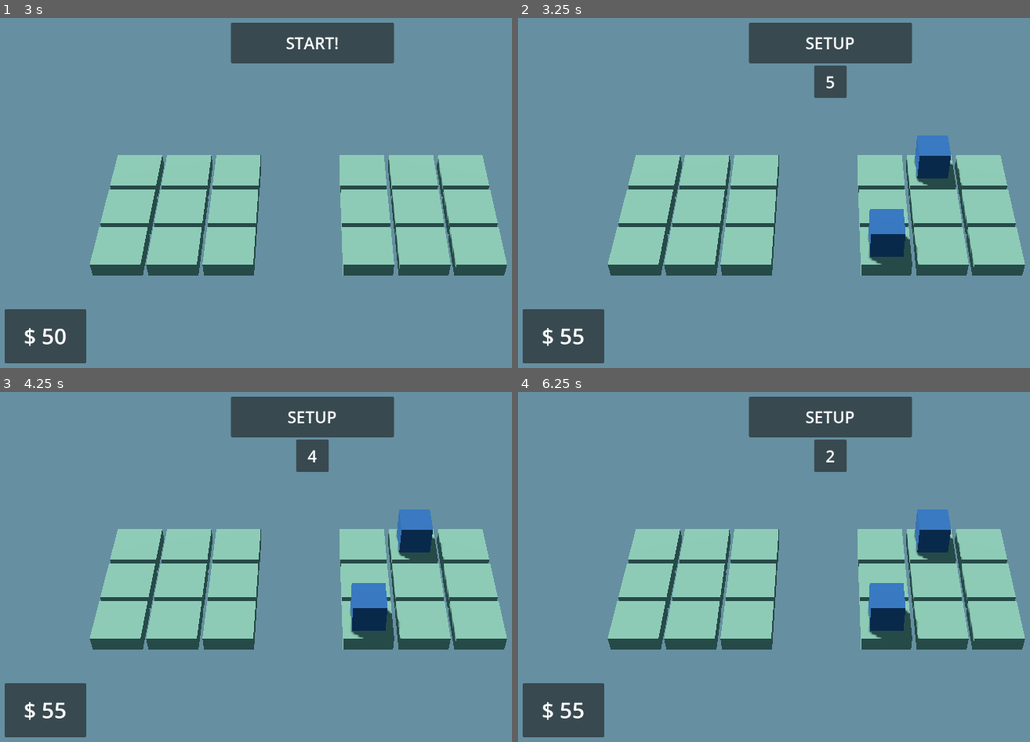
Above: before the commit, frames 1-4 (two rows, left to right).
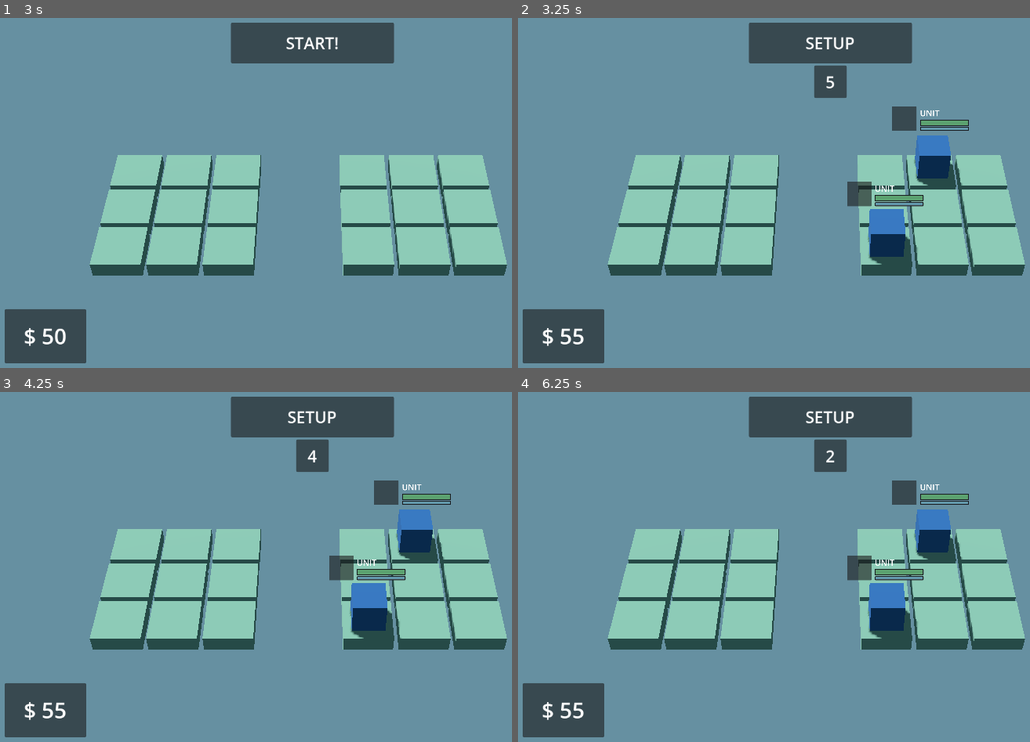
Above: after the commit, the same moments.

Repository: eaacon/Auto_Battler
Game: Godot game, scene res://Scenes/Game.tscn
The game is run twice, just before and just after one commit, with the same random seed, the same clock (stepped at 60 frames per second) and the same inputs.
Inputs (mouse positions are in pixels of both pictures, inside the frame that each line leads up to):
- Up to frame 1 (3 s): tap Enter at 0.5, 2 s; move the mouse to (450, 175) at 0.52 s; click (450, 175) at 0.67 s; tap Space at 1.25, 2.75 s; move the mouse to (189, 210) at 1.27 s; click (189, 210) at 1.42 s; move the mouse to (373, 116) at 2.02 s; click (373, 116) at 2.17 s; move the mouse to (281, 263) at 2.77 s; click (281, 263) at 2.92 s
- Up to frame 2 (3.25 s): no input
- Up to frame 3 (4.25 s): tap Enter at 3.5 s; move the mouse to (501, 619) at 3.52 s; click (501, 619) at 3.67 s
- Up to frame 4 (6.25 s): tap Space at 4.25 s; move the mouse to (640, 514) at 4.27 s; click (640, 514) at 4.42 s; move the mouse to (861, 567) at 5.02 s; click (861, 567) at 5.17 s; move the mouse to (738, 479) at 5.77 s; click (738, 479) at 5.92 s

Frame 1 is identical in both runs. In frame 2, 1.2% of the frame differs, in the area x 64-89%, y 25-54%; in frame 3, 1.2%; in frame 4, 1.2%.

Commit message:
Healthbars!
Healthbar display feels a bit off, massive unknown bug during combat with units disspearing.

Diff:
--- a/Scenes/Game.tscn
+++ b/Scenes/Game.tscn
@@ -35,7 +35,7 @@
 
 [node name="EnemyAI" type="Node" parent="."]
 script = ExtResource("4_0xjwq")
-Team = ExtResource("4_5ilft")
+Team_Preset = ExtResource("4_5ilft")
 
 [node name="Board" type="Node3D" parent="EnemyAI"]
 transform = Transform3D(1, 0, 0, 0, 1, 0, 0, 0, 1, 0.5, 0, 0)
--- a/Scenes/Prefabs/Unit.gd
+++ b/Scenes/Prefabs/Unit.gd
@@ -1,5 +1,9 @@
 class_name Unit
 extends Node3D
+
+#UI
+signal S_Health
+signal S_Meter
 
 #Info
 var Acting:= false
@@ -42,12 +46,12 @@
 			_attack(t)
 			UCurrentMeter += 1
 	else:
-		Acting = false
+		_move()
 
 func _calc_target():
 	var Aim_X = UTile.Coords.x
 	var B = UTile.Owner_Board
-	#is player?
+
 	if B._is_player():
 		#attack right
 		Aim_X += UStats.URange
@@ -62,16 +66,12 @@
 		print("Failed to get target board")
 		return;
 
-	if Aim_X > B.GridW * 2:
-		Aim_X = B.GridW
-	elif Aim_X > B.GridW:
-		Aim_X -= B.GridW
-	elif Aim_X < -(B.GridW * 2):
-		Aim_X = 1
-	elif Aim_X < 1:
-		Aim_X += B.GridW
+	var Valid_X = _get_valid_X(Aim_X, B)
+
+	if Aim_X == Valid_X:
+		TBoard = B
 	else:
-		TBoard = B
+		Aim_X = Valid_X
 
 	var TUnit = TBoard.Grid[Aim_X-1][UTile.Coords.y-1].Unit_On_Tile
 
@@ -79,8 +79,6 @@
 	var Aim_Coords = Vector2(Aim_X, UTile.Coords.y)
 	if TUnit != null:
 		print(UStats.UName + " at " + str(UTile.name) + " aims at " + TUnit.UStats.UName + " at " + str(Aim_Coords))
-	else:
-		print(UStats.UName + " at " + str(UTile.name) + " aims at empty" + str(Aim_Coords))
 
 	return TUnit
 
@@ -89,11 +87,48 @@
 	Acting = false
 	pass
 
+func _move():
+	var Move_Options = []
+	Move_Options.append(Vector2i(UTile.Coords.x - 1, _get_valid_Y(UTile.Coords.y + 1, UTile.Owner_Board) - 1))
+	Move_Options.append(Vector2i(UTile.Coords.x - 1, _get_valid_Y(UTile.Coords.y - 1, UTile.Owner_Board) - 1))
+	var randDir = Move_Options[randi() % Move_Options.size()]
+	UTile._move_unit(randDir)
+	print(UStats.UName + " at " + str(UTile.name) + " moves to " + str(randDir.x+1) + "-"+ str(randDir.y+1))
+	Acting = false
+
 func _end_turn():
+	S_Health.emit()
+	S_Meter.emit()
+
 	UCurrentHP -= QDmg
+
 	if UCurrentHP <= 0:
 		_die()
 	pass
+
+func _get_valid_X(x, _b):
+	if x > _b.GridW * 2:
+		return _b.GridW
+	elif x > _b.GridW:
+		return x - _b.GridW
+	elif x < -(_b.GridW * 2):
+		return 1
+	elif x < 1:
+		return x + _b.GridW
+	else:
+		return x
+
+func _get_valid_Y(y, _b):
+	if y > _b.GridH * 2:
+		return _b.GridH
+	elif y > _b.GridH:
+		return y - _b.GridH
+	elif y < -(_b.GridH * 2):
+		return 1
+	elif y < 1:
+		return y + _b.GridH
+	else:
+		return y
 
 func _die():
 	UTile._kill_unit()
--- /dev/null
+++ b/Scenes/UI/UI_Theme.tres
@@ -0,0 +1,34 @@
+[gd_resource type="Theme" load_steps=3 format=3 uid="uid://ck34fsguqop6o"]
+
+[sub_resource type="StyleBoxFlat" id="StyleBoxFlat_jp3eo"]
+bg_color = Color(0.101961, 0.109804, 0.12549, 1)
+border_width_left = 5
+border_width_top = 5
+border_width_right = 5
+border_width_bottom = 5
+border_color = Color(0.101961, 0.109804, 0.12549, 1)
+corner_radius_top_left = 5
+corner_radius_top_right = 5
+corner_radius_bottom_right = 5
+corner_radius_bottom_left = 5
+
+[sub_resource type="StyleBoxFlat" id="StyleBoxFlat_cy7ee"]
+bg_color = Color(0.87451, 0.87451, 0.87451, 1)
+border_width_left = 5
+border_width_top = 5
+border_width_right = 5
+border_width_bottom = 5
+border_color = Color(0.8, 0.8, 0.8, 0)
+corner_radius_top_left = 5
+corner_radius_top_right = 5
+corner_radius_bottom_right = 5
+corner_radius_bottom_left = 5
+
+[resource]
+ProgressBar/colors/font_color = Color(0, 0, 0, 1)
+ProgressBar/colors/font_outline_color = Color(0, 0, 0, 1)
+ProgressBar/constants/outline_size = 0
+ProgressBar/font_sizes/font_size = 16
+ProgressBar/fonts/font = null
+ProgressBar/styles/background = SubResource("StyleBoxFlat_jp3eo")
+ProgressBar/styles/fill = SubResource("StyleBoxFlat_cy7ee")
--- /dev/null
+++ b/Scenes/UI/Unit_Info_Control.tscn
@@ -0,0 +1,102 @@
+[gd_scene load_steps=5 format=3 uid="uid://d2h6jfqli20ji"]
+
+[ext_resource type="Theme" uid="uid://ck34fsguqop6o" path="res://Scenes/UI/UI_Theme.tres" id="1_dc0hh"]
+[ext_resource type="Script" path="res://Scripts/UnitInfoScript.gd" id="1_vkr3y"]
+
+[sub_resource type="StyleBoxFlat" id="StyleBoxFlat_uyksb"]
+bg_color = Color(0.360784, 0.635294, 0.439216, 1)
+border_width_left = 5
+border_width_top = 5
+border_width_right = 5
+border_width_bottom = 5
+border_color = Color(0.8, 0.8, 0.8, 0)
+corner_radius_top_left = 5
+corner_radius_top_right = 5
+corner_radius_bottom_right = 5
+corner_radius_bottom_left = 5
+
+[sub_resource type="StyleBoxFlat" id="StyleBoxFlat_q5s0a"]
+bg_color = Color(0.388235, 0.6, 0.67451, 1)
+border_width_left = 5
+border_width_top = 5
+border_width_right = 5
+border_width_bottom = 5
+border_color = Color(0.8, 0.8, 0.8, 0)
+corner_radius_top_left = 5
+corner_radius_top_right = 5
+corner_radius_bottom_right = 5
+corner_radius_bottom_left = 5
+
+[node name="Unit_Data" type="Control" node_paths=PackedStringArray("HP_bar", "Meter_bar")]
+layout_mode = 3
+anchors_preset = 8
+anchor_left = 0.5
+anchor_top = 0.5
+anchor_right = 0.5
+anchor_bottom = 0.5
+offset_left = -576.0
+offset_top = -324.0
+offset_right = -576.0
+offset_bottom = -324.0
+grow_horizontal = 2
+grow_vertical = 2
+scale = Vector2(0.3, 0.3)
+pivot_offset = Vector2(0, -150)
+mouse_filter = 2
+mouse_force_pass_scroll_events = false
+script = ExtResource("1_vkr3y")
+HP_bar = NodePath("MarginContainer/HBoxContainer/VBoxContainer/Healthbar")
+Meter_bar = NodePath("MarginContainer/HBoxContainer/VBoxContainer/Meter")
+
+[node name="MarginContainer" type="MarginContainer" parent="."]
+layout_mode = 1
+anchors_preset = 15
+anchor_right = 1.0
+anchor_bottom = 1.0
+grow_horizontal = 2
+grow_vertical = 2
+theme_override_constants/margin_left = 5
+theme_override_constants/margin_top = 5
+theme_override_constants/margin_right = 5
+theme_override_constants/margin_bottom = 5
+
+[node name="HBoxContainer" type="HBoxContainer" parent="MarginContainer"]
+layout_mode = 2
+theme_override_constants/separation = 20
+alignment = 1
+
+[node name="Panel" type="Panel" parent="MarginContainer/HBoxContainer"]
+custom_minimum_size = Vector2(150, 150)
+layout_mode = 2
+size_flags_vertical = 4
+
+[node name="VBoxContainer" type="VBoxContainer" parent="MarginContainer/HBoxContainer"]
+custom_minimum_size = Vector2(0, 150)
+layout_mode = 2
+size_flags_vertical = 4
+theme_override_constants/separation = 5
+alignment = 2
+
+[node name="Label" type="Label" parent="MarginContainer/HBoxContainer/VBoxContainer"]
+layout_mode = 2
+theme_override_font_sizes/font_size = 50
+text = "UNIT"
+vertical_alignment = 1
+
+[node name="Healthbar" type="ProgressBar" parent="MarginContainer/HBoxContainer/VBoxContainer"]
+custom_minimum_size = Vector2(300, 40)
+layout_mode = 2
+theme = ExtResource("1_dc0hh")
+theme_override_styles/fill = SubResource("StyleBoxFlat_uyksb")
+max_value = 1.0
+value = 1.0
+show_percentage = false
+
+[node name="Meter" type="ProgressBar" parent="MarginContainer/HBoxContainer/VBoxContainer"]
+custom_minimum_size = Vector2(300, 25)
+layout_mode = 2
+theme = ExtResource("1_dc0hh")
+theme_override_styles/fill = SubResource("StyleBoxFlat_q5s0a")
+max_value = 1.0
+value = 1.0
+show_percentage = false
--- a/Scripts/Board.gd
+++ b/Scripts/Board.gd
@@ -39,6 +39,13 @@
 	for t in get_children():
 		t._set_pickable(b)
 
+func _clear():
+	for x in Grid.size():
+		for y in Grid[x].size():
+			var t = Grid[x][y]
+			if t.Unit_On_Tile != null:
+				t._remove_unit()
+
 func _get_units():
 	var Unit_List = []
 	for x in Grid.size():
--- a/Scripts/BoardManager.gd
+++ b/Scripts/BoardManager.gd
@@ -4,7 +4,7 @@
 @onready var GM
 @onready var board := $Board
 
-@export var Team: Comp
+var Team: Comp
 
 func _setup():
 	board.GM = GM
@@ -14,6 +14,8 @@
 	if Team == null:
 		return;
 
+	board._clear()
+
 	for u in Team.Comp_Units:
 		#make place unit depend on comp unit scene
 		board.Grid[u.location.x-1][u.location.y-1]._place_unit(u.unit.instantiate())
--- a/Scripts/Comp.gd
+++ b/Scripts/Comp.gd
@@ -2,3 +2,8 @@
 extends Resource
 
 @export var Comp_Units: Array[CompUnit]
+
+func _add_unit(u:PackedScene, l:Vector2i):
+	var U_Data = CompUnit.new()
+	U_Data._setup(u, l)
+	Comp_Units.append(U_Data)
--- a/Scripts/CompUnit.gd
+++ b/Scripts/CompUnit.gd
@@ -3,3 +3,7 @@
 
 @export var unit: PackedScene
 @export var location: Vector2i
+
+func _setup(u, loc):
+	unit = u
+	location = loc
--- a/Scripts/EnemyAI.gd
+++ b/Scripts/EnemyAI.gd
@@ -1,2 +1,9 @@
 class_name EnemyAI
 extends BoardManager
+
+@export var Team_Preset: Comp
+
+func _setup():
+	if Team_Preset != null:
+		Team = Team_Preset.duplicate()
+	super._setup()
--- a/Scripts/GameManager.gd
+++ b/Scripts/GameManager.gd
@@ -5,6 +5,8 @@
 enum Stage {START, SETUP, PREP, COMBAT, FINISH}
 
 var Current_Stage: Stage
+
+@onready var Cam = $Camera3D
 
 @onready var Players: Array[Node]
 
@@ -15,6 +17,8 @@
 @export var Setup_Time := 30
 #@export var Combat_Time = 60
 @export var Round_Delay := 1
+
+var Unit_UI = preload("res://Scenes/UI/Unit_Info_Control.tscn")
 
 #Game Info
 var Units_In_Play = []
@@ -31,6 +35,7 @@
 	for p in Players:
 		p.GM = self
 		p._setup()
+
 	_begin_game()
 
 func _process(_delta):
--- a/Scripts/Player.gd
+++ b/Scripts/Player.gd
@@ -10,6 +10,7 @@
 
 func _setup():
 	super._setup()
+	Team = Comp.new()
 	Money = Base_Money
 
 func _pay(v: int):
--- a/Scripts/Tile.gd
+++ b/Scripts/Tile.gd
@@ -33,8 +33,11 @@
 				_buy_unit()
 
 func _buy_unit():
-	var inst = load("res://Scenes/Prefabs/Unit.tscn").instantiate()
+	var U_Scene = load("res://Scenes/Prefabs/Unit.tscn")
+	var inst = U_Scene.instantiate()
 	if Owner_Board.get_parent()._spend(inst.UStats.UCost):
+		print("Placing " + inst.name + " on " + self.name)
+		Owner_Board.get_parent().Team._add_unit(U_Scene, Coords)
 		_place_unit(inst)
 
 func _place_unit(u:Unit):
@@ -42,13 +45,26 @@
 		add_child(u)
 		u.UTile = self
 		Unit_On_Tile = u
-		print("Placed " + u.name + " on " + self.name)
+
+		#UI
+		var gm = Owner_Board.GM
+		var UUI = gm.Unit_UI.instantiate()
+		gm.Game_UI.add_child(UUI)
+		UUI._setup(u, gm.Cam)
 
 func _move_unit(p: Vector2i):
-	Owner_Board.Grid[p.x][p.y].Unit_On_Tile = Unit_On_Tile
+	#set unit on tile variable
+	if Owner_Board.Grid[p.x][p.y].Unit_On_Tile == null:
+		remove_child(Unit_On_Tile)
+		Owner_Board.Grid[p.x][p.y]._place_unit(Unit_On_Tile)
+	else:
+		return null
 	Unit_On_Tile = null
 
 func _kill_unit():
 	Owner_Board.GM._out_of_play(Unit_On_Tile)
+	_remove_unit()
+
+func _remove_unit():
 	Unit_On_Tile.queue_free()
 	Unit_On_Tile = null
--- /dev/null
+++ b/Scripts/UnitInfoScript.gd
@@ -0,0 +1,29 @@
+class_name UnitInfoScript
+extends Control
+
+var U: Unit
+var C: Camera3D
+@export var HP_bar: ProgressBar
+@export var Meter_bar: ProgressBar
+
+func _process(_delta):
+	if U != null:
+		var UPos = C.unproject_position(U.global_position)
+		if position != UPos:
+			position = C.unproject_position(U.global_position)
+	else:
+		queue_free()
+
+func _setup(u:Unit, c:Camera3D):
+	U= u
+	U.S_Health.connect(_update_HP)
+	U.S_Meter.connect(_update_Meter)
+	C = c
+
+func _update_HP():
+	if U.UMaxHP > 0:
+		HP_bar.value = float(U.UCurrentHP)/U.UMaxHP
+
+func _update_Meter():
+	if U.UMaxMeter > 0:
+		Meter_bar.value = float(U.UCurrentMeter)/U.UMaxMeter
Not shown, added: Scenes/Prefabs/Uni4.tmp
Not shown, added: Scenes/Prefabs/Uni70E0.tmp
Not shown, added: Scenes/Prefabs/UniEA98.tmp
